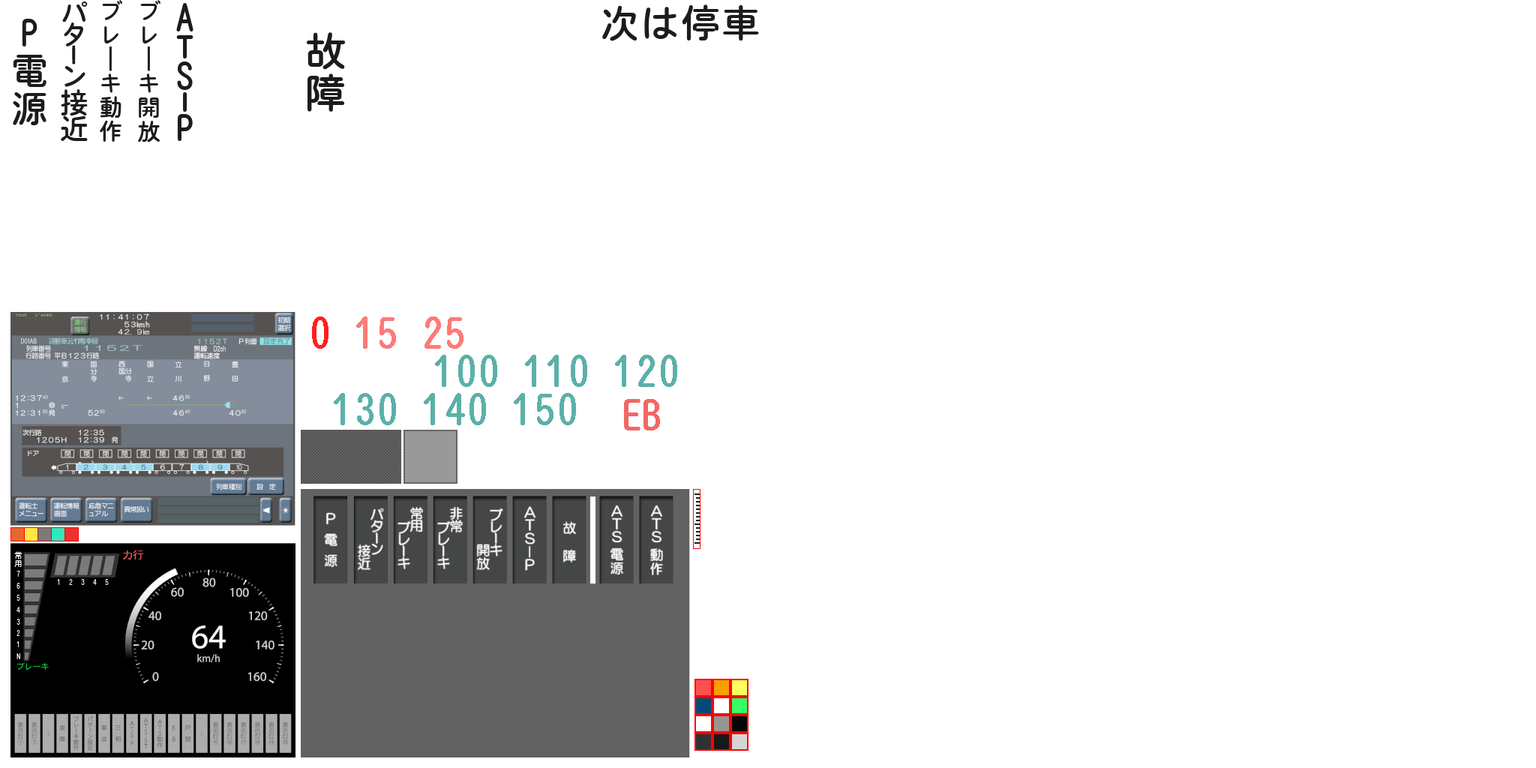
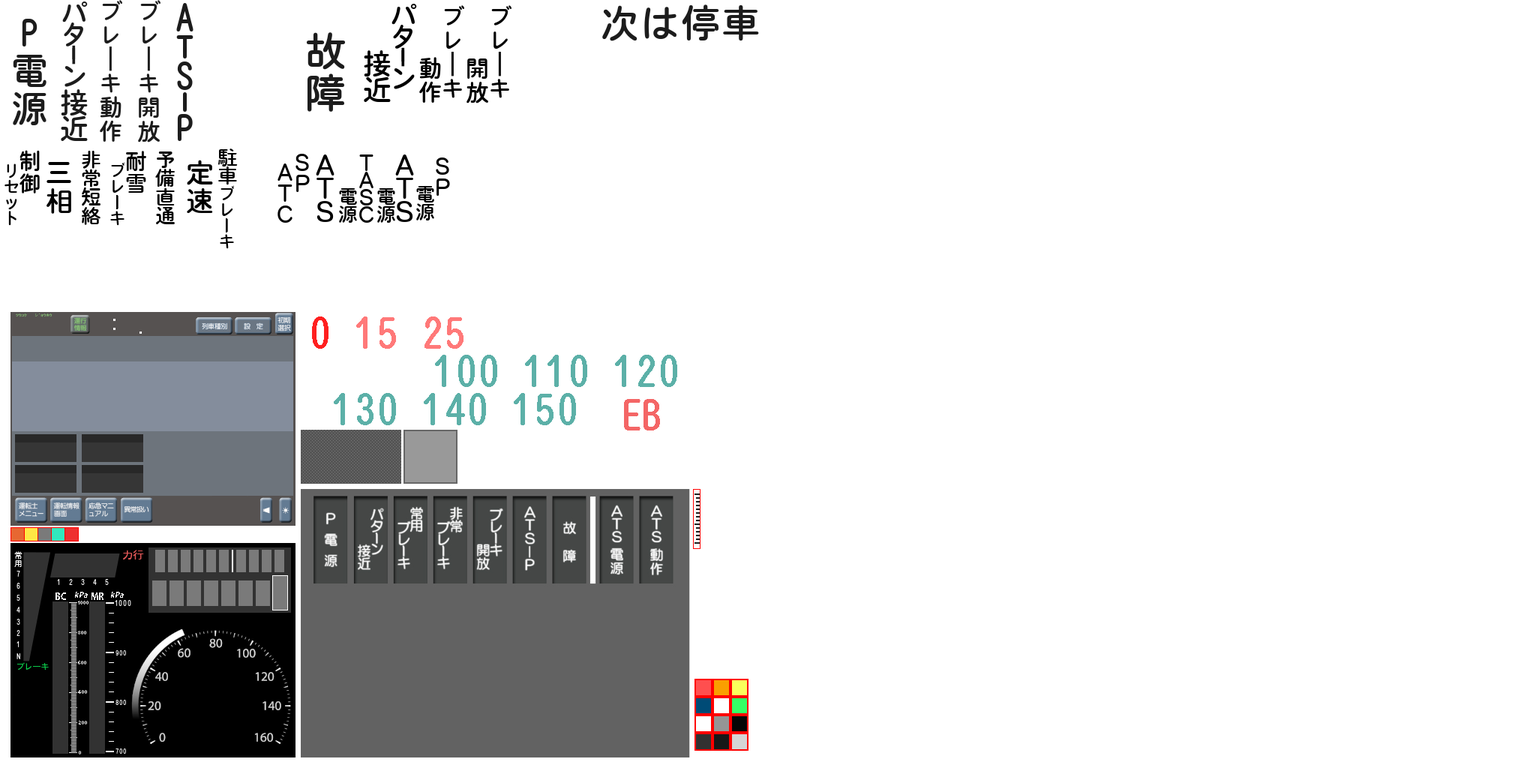
Two versions of the same layered image (1536px x 768px). Layer-by-layer changes:
added group "新式(黒文字" with 25 layers above "LCD3" over [4, 3, 512, 249]
added group "小さな方" with 12 layers in group "新式(黒文字" over [277, 3, 512, 223]
added layer "ﾌﾞﾚｰｷ開放" in group "小さな方" over [466, 5, 512, 104]
added layer "ﾌﾞﾚｰｷ動作" in group "小さな方" over [419, 5, 465, 103]
added layer "ﾊﾟﾀｰﾝ接近" in group "小さな方" over [363, 3, 417, 102]
added layer "ＡＴＳ #1" in group "小さな方" over [395, 154, 414, 222]
added layer "ＴＡＳＣ" in group "小さな方" over [359, 154, 374, 223]
added layer "ＡＴＳ" in group "小さな方" over [315, 154, 335, 222]
added layer "ＡＴＣ" in group "小さな方" over [277, 163, 293, 223]
added group "大きな方" with 11 layers in group "新式(黒文字" over [4, 148, 238, 249]
added layer "ぶれーき" in group "大きな方" over [219, 185, 234, 249]
added layer "定速" in group "大きな方" over [186, 159, 213, 213]
added layer "予備直通" in group "大きな方" over [155, 151, 175, 225]
added layer "ブレ キ" in group "大きな方" over [110, 161, 125, 226]
added layer "耐雪" in group "大きな方" over [125, 150, 147, 193]
added layer "非常短絡" in group "大きな方" over [81, 149, 101, 225]
added layer "三相" in group "大きな方" over [46, 161, 72, 214]
added layer "リセット" in group "大きな方" over [4, 163, 19, 226]
painted on "LCD2" over [10, 311, 296, 526]
renamed "貼り付けられたレイヤー" to "BRAKE", hid it over [24, 554, 48, 660]
renamed "貼り付けられたレイヤー #1" to "POWER", hid it over [53, 555, 116, 576]
added layer "BRAKE_Meter" in group "LCD01" over [55, 591, 132, 755]
added layer "表記類" in group "LCD01" over [152, 549, 288, 611]
painted on "LCD1" over [10, 542, 296, 754]
…and 8 more changes (8 added)
